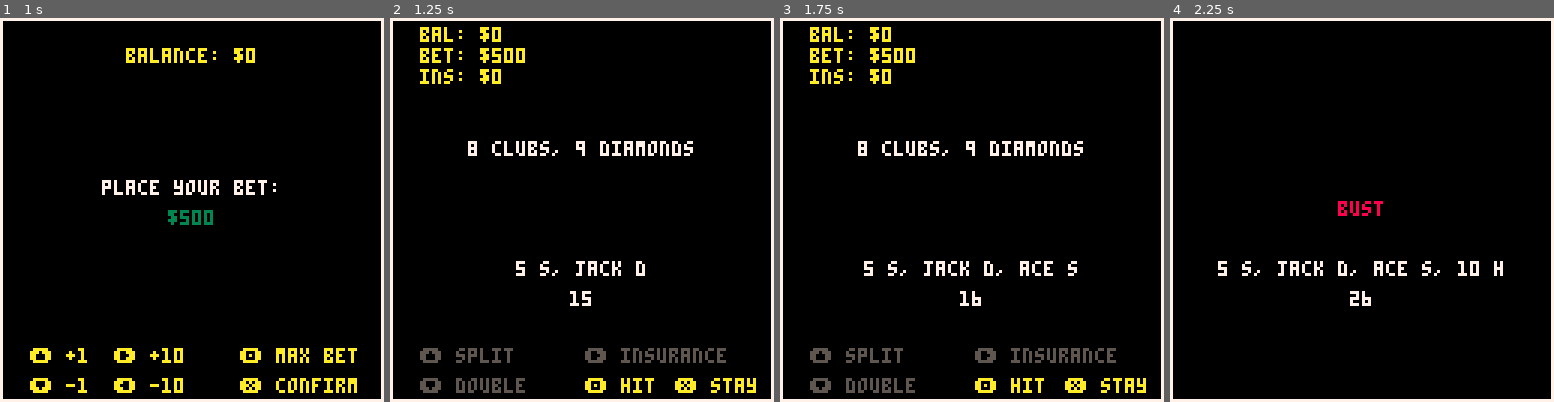
Above: before the commit, frames 1-4 (left to right).
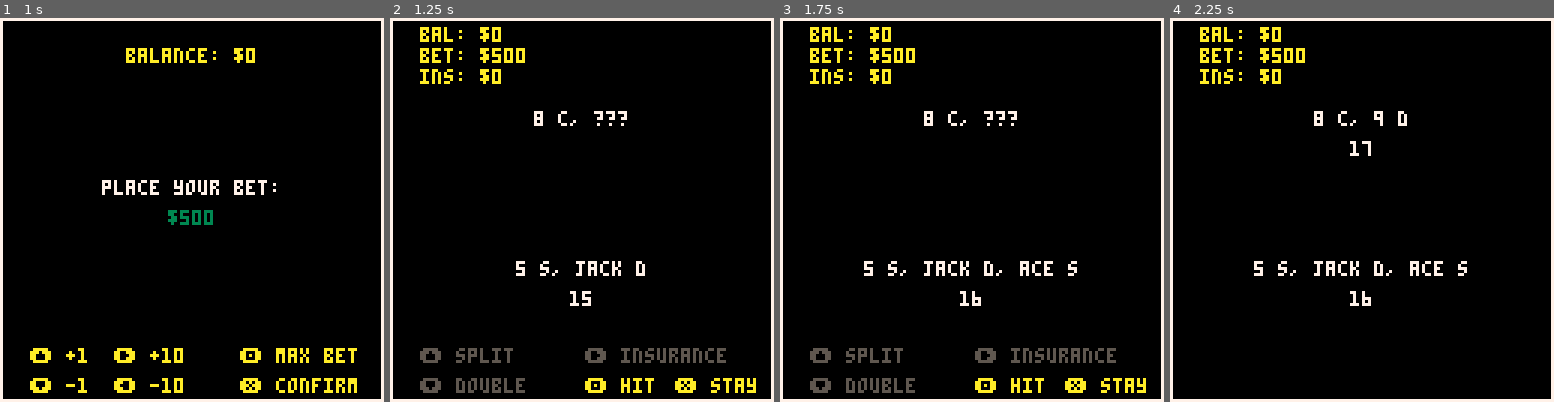
Above: after the commit, the same moments.

Repository: l4nk332/pico_blackjack
Game: PICO-8 cartridge black_jack.p8
Same seed, same stepped clock (60 frames per second), same inputs: the game is played once before the commit and once after it.
Inputs:
- Up to frame 1 (1 s): tap X (X key) at 0.33 s; tap O (Z key) at 0.7 s
- Up to frame 2 (1.25 s): tap X (X key) at 1.07 s
- Up to frame 3 (1.75 s): hold Right from 1.6 s (still down); tap O (Z key) at 1.7 s
- Up to frame 4 (2.25 s): tap X (X key) at 1.85 s; release Right at 2.1 s; tap O (Z key) at 2.1 s; hold Up from 2.15 s (still down)

Frame 1 is identical in both runs. In frame 2, 1.2% of the frame differs, in the area x 20-79%, y 24-36%; in frame 3, 1.2%; in frame 4, 2.8%, in the area x 7-87%, y 2-75%.

Commit message:
Add logic to render dealers play.

Diff:
--- a/black_jack.p8
+++ b/black_jack.p8
@@ -41,7 +41,7 @@
   return 61
 end
 
-function wait(a) for i = 1,a do flip() end end
+function wait(s) for i = 1,s*30 do flip() end end
 
 function value_of_hand(hand)
   local value = 0
@@ -65,6 +65,15 @@
 
   return value
 end
+
+function can_insure()
+  return insurance == 0 and balance >= flr(wager / 2)
+end
+
+function can_double_down()
+  return (balance >= wager + insurance) and not is_double_down
+end
+
 -- update
 function draw_card()
   if #deck == 0 then
@@ -127,14 +136,6 @@
   phase = all_phases['play']
 end
 
-function can_insure()
-  return insurance == 0 and balance >= flr(wager / 2)
-end
-
-function can_double_down()
-  return (balance >= wager + insurance) and not is_double_down
-end
-
 function update_play_phase()
   if btnp(4) then
     add(p_hand, draw_card())
@@ -150,13 +151,19 @@
     local amt = flr(wager / 2)
     insurance = amt
     balance -= amt
+  elseif btnp(5) then
+    phase = all_phases['dealer_play']
   end
 end
 
 function update_phase()
-  if phase == all_phases['blinds'] then update_blinds_phase() end
-  if phase == all_phases['deal'] then update_deal_phase() end
-  if phase == all_phases['play'] then update_play_phase() end
+  if phase == all_phases['blinds'] then
+    update_blinds_phase()
+  elseif phase == all_phases['deal'] then
+    update_deal_phase()
+  elseif phase == all_phases['play'] then
+    update_play_phase()
+  end
 end
 
 function _update()
@@ -200,11 +207,34 @@
   print(hand_value, hcenter(hand_value), vcenter() + 30, 7)
 end
 
+function render_d_hand(is_face_down)
+  local hand_str = ''
+  for i=1,#d_hand do
+    local t = ', '
+    if i == #d_hand then t = '' end
+    if is_face_down and i == 2 then
+      hand_str = hand_str..'???'
+    else
+      hand_str = hand_str..d_hand[i].rank..' '..sub(d_hand[i].suit, 1, 1)..t
+    end
+
+  end
+  print(hand_str, hcenter(hand_str), vcenter() - 30, 7)
+  if not is_face_down then
+    local hand_value = tostr(value_of_hand(d_hand))
+    print(hand_value, hcenter(hand_value), vcenter() - 20, 7)
+  end
+end
+
+function render_funds()
+  print('bal: $'..balance, 10, 3, 10)
+  print('bet: $'..wager, 10, 10, 10)
+  print('ins: $'..insurance, 10, 17, 10)
+end
+
 function render_play_phase()
   render_p_hand()
-
-  local d_cards = d_hand[1].rank..' '..d_hand[1].suit..', '..d_hand[2].rank..' '..d_hand[2].suit
-  print(d_cards, hcenter(d_cards), vcenter() - 20, 7)
+  render_d_hand(true)
 
   local opt_ctl_clr = 10
   if #p_hand > 2 then opt_ctl_clr = 5 end
@@ -226,9 +256,7 @@
     insurance_clr = 5
   end
 
-  print('bal: $'..balance, 10, 3, 10)
-  print('bet: $'..wager, 10, 10, 10)
-  print('ins: $'..insurance, 10, 17, 10)
+  render_funds()
   print('⬆️ split', 10, 110, split_clr)
   print('⬇️ double', 10, 120, double_clr)
   print('➡️ insurance', 65, 110, insurance_clr)
@@ -236,9 +264,33 @@
   print('❎ stay', 95, 120, 10)
 end
 
+
+function render_dealer_play_phase()
+  render_funds()
+  render_p_hand()
+  render_d_hand()
+
+  if value_of_hand(d_hand) < 17 then
+    add(d_hand, draw_card())
+  else
+    phase = all_phases['settlement']
+  end
+
+  wait(2)
+end
+
 function render_settlement_phase()
+  local amt_lost = '-$'..tostr(wager + insurance)
+  local amt_won = '+$'..tostr(wager)
   if value_of_hand(p_hand) > 21 then
-    print('bust', hcenter('bust'), vcenter('bust'), 8)
+    local bst_str = 'you busted'
+    print(bst_str, hcenter(bst_str), vcenter() - 30, 7)
+    print(amt_lost, hcenter(amt_lost), vcenter() - 20, 8)
+    render_p_hand()
+  elseif value_of_hand(d_hand) > 21 then
+    local bst_str = 'dealer busted'
+    print(bst_str, hcenter(bst_str), vcenter() - 30, 7)
+    print(amt_won, hcenter(amt_won), vcenter() - 20, 3)
     render_p_hand()
   else
     print('settlement', hcenter('settlement'), vcenter('settlement'), 7)
@@ -248,6 +300,7 @@
 function render_phase()
   if phase == all_phases['blinds'] then render_blinds_phase() end
   if phase == all_phases['play'] then render_play_phase() end
+  if phase == all_phases['dealer_play'] then render_dealer_play_phase() end
   if phase == all_phases['settlement'] then render_settlement_phase() end
 end
 
